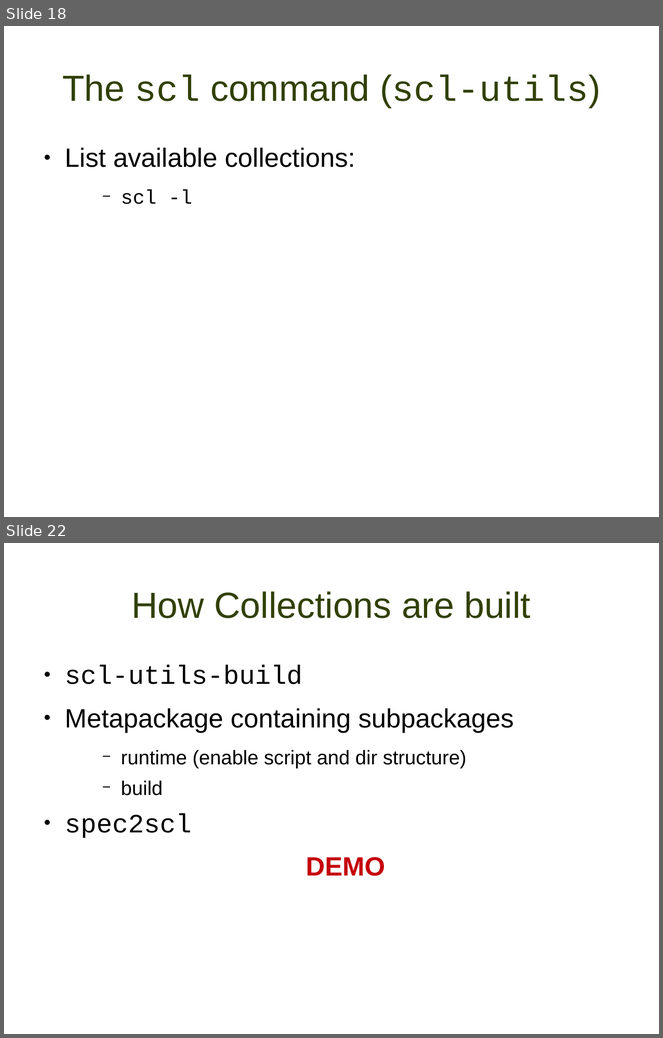
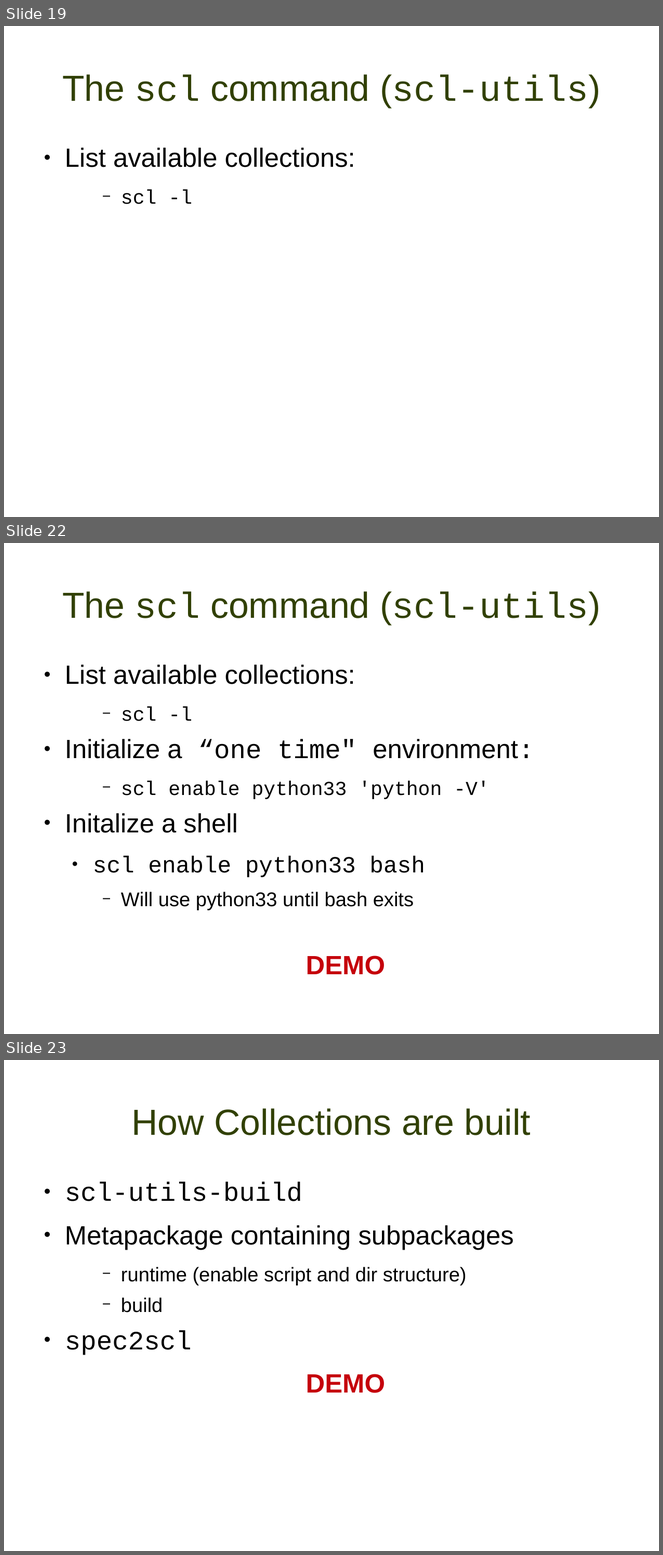
Before and after one commit to misterbonnie/presentations, a slide deck: lugdec14.odp. Shown one above the other, each under a label of ours: slides 18 and 22 before the commit, slides 19, 22 and 23 after it; the slides between them are not shown. The pictures are 663x1038 and 663x1555 pixels, drawn with LibreOffice and Linux fonts; fonts in the diff are those of the drawing; background and template pictures are left out. Boxes give left, top, right and bottom in pixels: in the first picture for what was removed or moved away, otherwise in the second. Text is boxed around its words. In the diff, an @@ line names an element or a change of style, - is before the commit and + after.

```diff
--- a/lugdec14.odp
+++ b/lugdec14.odp
@@ slide 22 added at box(4, 543, 659, 1034), background #FFFFFF @@
@@ title added at box(62, 591, 601, 625), 44 pt, text #314004 @@
+The scl command (scl-utils)
@@ text added at box(65, 665, 534, 975), 32 pt, text #000000 @@
+● List available collections:
+    − scl -l
+● Initialize a “one time" environment:
+    − scl enable python33 'python -V'
+● Initalize a shell
+  ● scl enable python33 bash
+    − Will use python33 until bash exits
+DEMO
@@ what was slide 18 is now slide 19 @@
@@ what was slide 22 is now slide 23 @@
```
Also in this commit, not shown: 5 slides changed, 1 other slide added, 2 slides removed.
